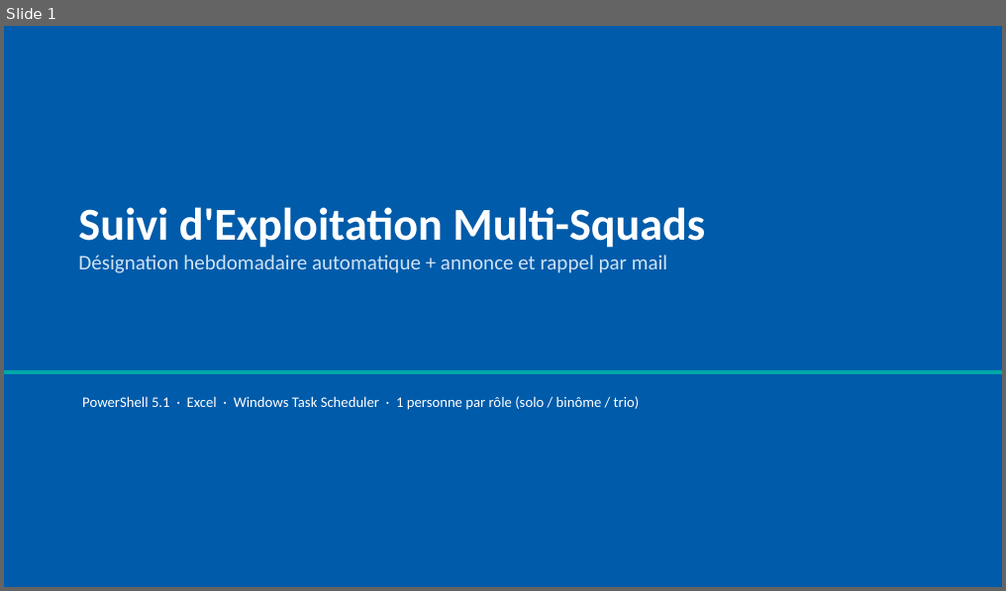
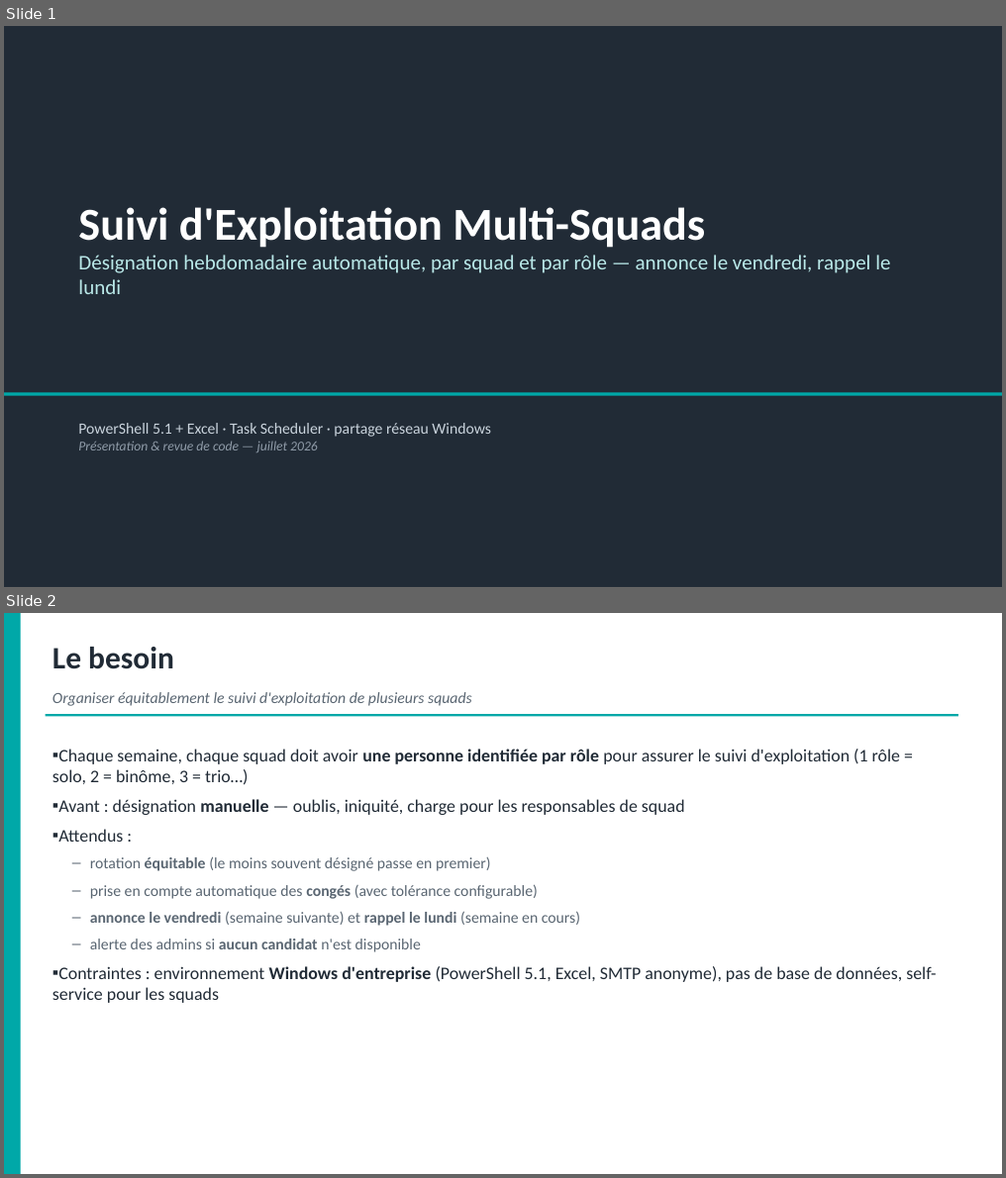
Before and after one commit to lucasyessad/mon_env, a slide deck: docs/Presentation-Suivi-Exploitation.pptx. Shown one above the other, each under a label of ours: slide 1 before the commit, slides 1 and 2 after it. The pictures are 1006x591 and 1006x1178 pixels, drawn with LibreOffice and Linux fonts; fonts in the diff are those of the drawing. Boxes give left, top, right and bottom in pixels: in the first picture for what was removed or moved away, otherwise in the second. Text is boxed around its words. In the diff, an @@ line names an element or a change of style, - is before the commit and + after.

```diff
--- a/docs/Presentation-Suivi-Exploitation.pptx
+++ b/docs/Presentation-Suivi-Exploitation.pptx
@@ slide 2 added at (x1=4, y1=613, x2=1002, y2=1174), background #FFFFFF @@
@@ rectangle added at (x1=4, y1=613, x2=21, y2=1174), fill #00A8A8 @@
@@ text added at (x1=53, y1=647, x2=174, y2=669), 30 pt, text #212B36, bold @@
+Le besoin
@@ text added at (x1=53, y1=692, x2=472, y2=706), 15 pt, text #5A6672, italic @@
+Organiser équitablement le suivi d'exploitation de plusieurs squads
@@ rectangle added at (x1=46, y1=714, x2=958, y2=716), fill #00A8A8 @@
@@ text added at (x1=53, y1=749, x2=936, y2=1003), 17 pt, text #212B36 @@
+▪ Chaque semaine, chaque squad doit avoir une personne identifiée par rôle pour assurer le suivi d'exploitation (1 rôle = solo, 2 = binôme, 3 = trio…)
+▪ Avant : désignation manuelle — oublis, iniquité, charge pour les responsables de squad
+▪ Attendus :
+  – rotation équitable (le moins souvent désigné passe en premier)
+  – prise en compte automatique des congés (avec tolérance configurable)
+  – annonce le vendredi (semaine suivante) et rappel le lundi (semaine en cours)
+  – alerte des admins si aucun candidat n'est disponible
+▪ Contraintes : environnement Windows d'entreprise (PowerShell 5.1, Excel, SMTP anonyme), pas de base de données, self-service pour les squads
@@ slide 1 changed as well @@
@@ rectangle at (x1=4, y1=26, x2=1002, y2=587): fill #005BAA to #212B36 @@
@@ text at (x1=78, y1=255, x2=890, y2=294): text changed; text colour #CFE2F3 to #B9E8E8 @@
-Désignation hebdomadaire automatique + annonce et rappel par mail
+Désignation hebdomadaire automatique, par squad et par rôle — annonce le vendredi, rappel le lundi
@@ rectangle moved from (x1=4, y1=371, x2=1002, y2=374) to (x1=4, y1=393, x2=1002, y2=396) @@
@@ text at (x1=78, y1=423, x2=491, y2=453): text changed; size 14 to 15 pt; text colour #FFFFFF to #C9D3DC @@
-PowerShell 5.1 · Excel · Windows Task Scheduler · 1 personne par rôle (solo / binôme / trio)
+PowerShell 5.1 + Excel · Task Scheduler · partage réseau Windows
+Présentation & revue de code — juillet 2026
```
Also in this commit, not shown: 2 other slides changed, 9 other slides added, 8 slides removed, 2 other files.
